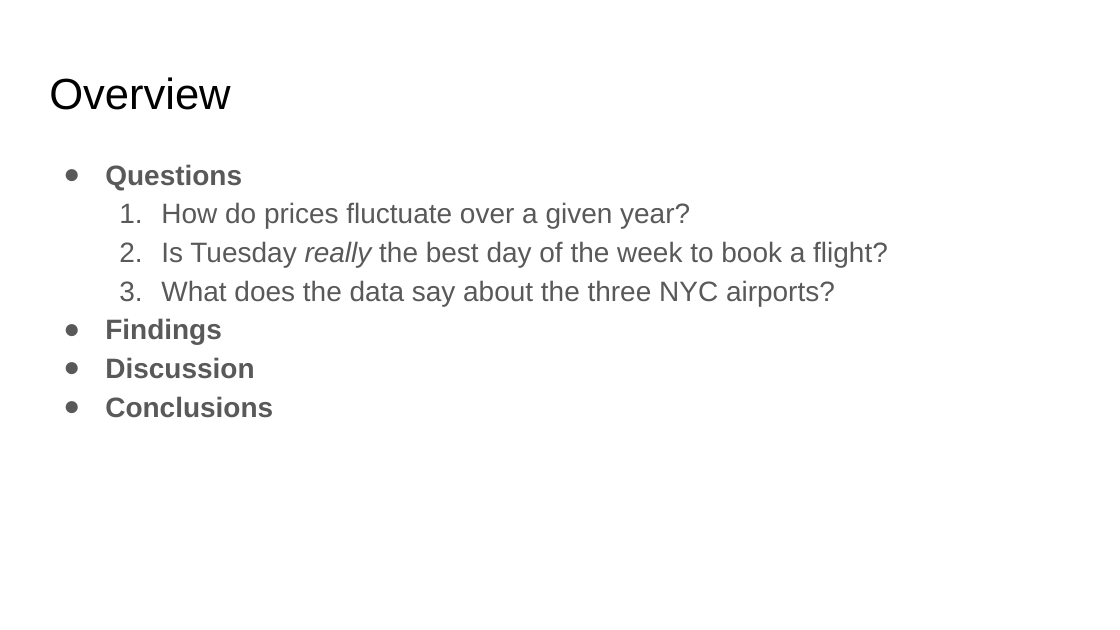
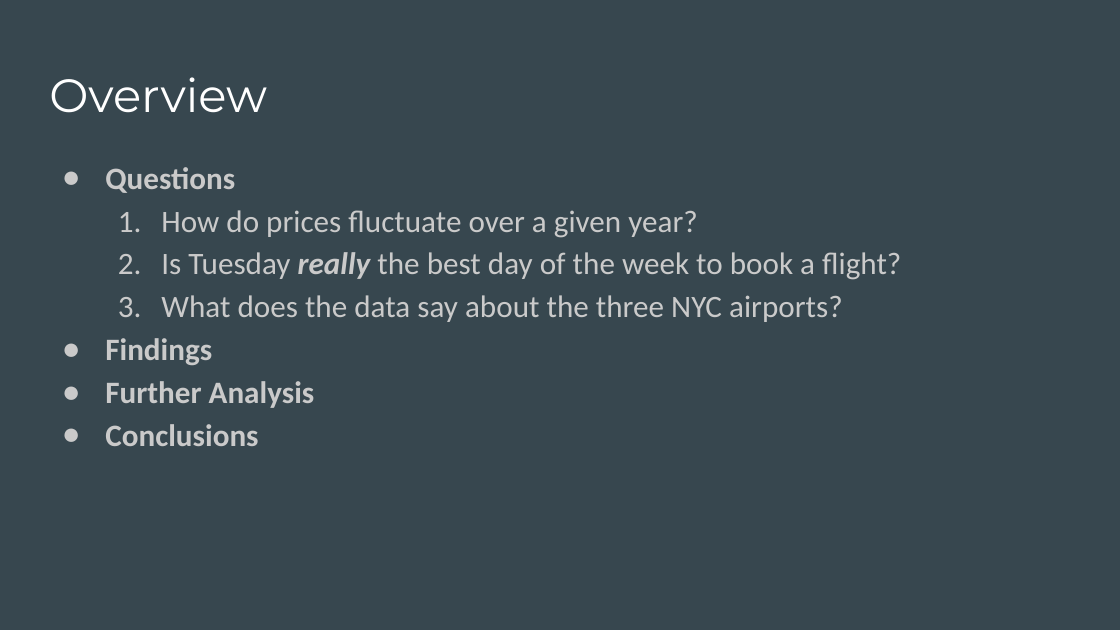
Before and after one commit to edwin-back/Webscraping_Tripadvisor_Flights, a slide deck: slide 3 of Web Scraping Tripadvisor Flights_Edwin Back.pptx. Drawn at 1120x630 pixels with LibreOffice and Linux fonts; fonts in the diff are those of the drawing. Boxes give left, top, right and bottom in pixels: in the first picture for what was removed or moved away, otherwise in the second. Text is boxed around its words. In the diff, an @@ line names an element or a change of style, - is before the commit and + after.

```diff
--- a/Web Scraping Tripadvisor Flights_Edwin Back.pptx
+++ b/Web Scraping Tripadvisor Flights_Edwin Back.pptx
@@ background #FFFFFF to #37474F @@
@@ title "Overview" at bbox=[49, 77, 267, 113]: size 28 to 30 pt, font Arial to Montserrat, text colour #000000 to #FFFFFF @@
@@ text at bbox=[105, 167, 901, 446]: size 18 to 20 pt, font Arial to Calibri, text colour #595959 to #CACACA; bold on in "really"; indent changed; bullet colour #595959 to #CACACA @@
@@ text at bbox=[105, 381, 315, 408]: text changed; size 18 to 20 pt; font Arial to Calibri; text colour #595959 to #CACACA @@
-● Discussion
+● Further Analysis
```
Also in this commit, not shown: 7 other slides changed, 8 slides added, 6 slides removed.
